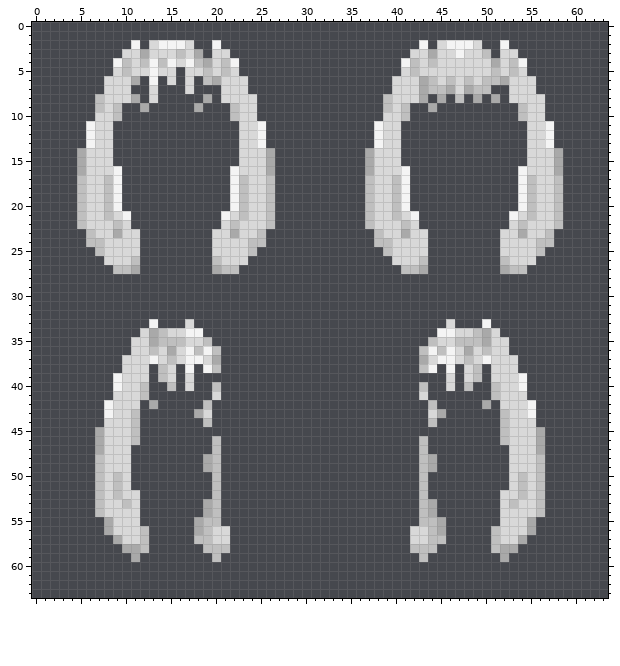
Pixel-art sprite -- Resources/Textures/_Goobstation/Mobs/Customization/human_hair.rsi/longtwintails.png. Above is the file before it was changed.
The file is 64x64 pixels. Colours within 5 levels of each other are drawn and written as one.
After the commit:
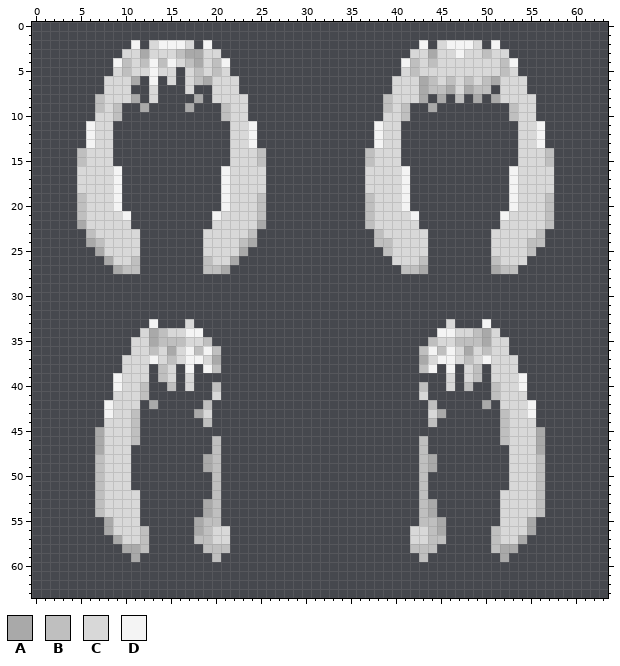
Palette (. is transparent): A #a9a9a9  B #bfbfbf  C #d8d8d8  D #f4f4f4
Changes in this commit:
@@ x 0..63 @@
  1 ................................................................
- 2 ...........D.CDDDC..D......................D.CDDDC..D...........
- 3 ..........CCACCCBCA.CC....................CCACCDCCB.CC..........
- 4 .........DBCBDBDCDBACBD..................DBCBCCCCCCACBD.........
- 5 .........CBCCDCC.CCBCBC..................CBCCCCCCCCBCBC.........
- 6 ........CCCA.D.C.C.BACCC................CCCABCBCBCBBACCC........
- 7 ........CCC..C...C...CCC................CCCABBACABB..CCC........
- 8 .......BCCCA.C.....A.CCCC..............BCCCA.A.B.A.A.CCCC.......
- 9 .......BCB..A.....A...BCC..............BCB..A.........BCC.......
-10 .......CCB............BCC..............CCB............BCC.......
-11 ......DCC..............CCD............DCC..............CCD......
-12 ......DCC..............CCD............DCC..............CCD......
-13 ......DCC..............CCD............DCC..............CCD......
-14 .....ACCC..............CCCA..........ACCC..............CCCA.....
-15 .....ACCC..............CCCA..........ACCC..............CCCA.....
-16 .....ACCCD............DCCCA..........ACCCD............DCCCA.....
-17 .....BCCBD............DBCCB..........BCCBD............DBCCB.....
-18 .....BCCBD............DBCCB..........BCCBD............DBCCB.....
-19 .....BCCBD............DBCCB..........BCCBD............DBCCB.....
-20 .....BCCBD............DBCCB..........BCCBD............DBCCB.....
-21 .....BCCBCD..........DCBCCB..........BCCBCD..........DCBCCB.....
-22 .....BCCCBC..........CBCCCB..........BCCCBC..........CBCCCB.....
-23 ......BCCACC........CCACCB............BCCACC........CCACCB......
-24 ......BBCCCC........CCCCBB............BBCCCC........CCCCBB......
-25 .......BCCCC........CCCCB..............BCCCC........CCCCB.......
-26 ........CCCB........BCCC................CCCB........BCCC........
-27 .........BBA........ABB..................BBA........ABB.........
+ 2 ...........D.CDDDC.D.......................D.CDDDC.D............
+ 3 ..........CCACCCBAACC.....................CCACCDCCBCC...........
+ 4 .........DBCBDBDCBACBD...................DBCBCCCCCCCBD..........
+ 5 .........CBCCDCC.CBCBC...................CBCCCCCCCCCBC..........
+ 6 ........CCCA.D.C.CBACCC.................CCCABCBCBCBACCC.........
+ 7 ........CCC..C...C..CCC.................CCCABBACABB.CCC.........
+ 8 .......BCCCA.C....A.CCCC...............BCCCA.A.B.A.ACCCC........
+ 9 .......BCB..A....A...BCC...............BCB..A........BCC........
+10 .......CCB...........BCC...............CCB...........BCC........
+11 ......DCC.............CCD.............DCC.............CCD.......
+12 ......DCC.............CCD.............DCC.............CCD.......
+13 ......DCC.............CCD.............DCC.............CCD.......
+14 .....BCCC.............CCCB...........BCCC.............CCCB......
+15 .....BCCC.............CCCB...........BCCC.............CCCB......
+16 .....CCCCD...........DCCCC...........CCCCD...........DCCCC......
+17 .....CCCCD...........DCCCC...........CCCCD...........DCCCC......
+18 .....CCCCD...........DCCCC...........CCCCD...........DCCCC......
+19 .....BCCCD...........DCCCB...........BCCCD...........DCCCB......
+20 .....BCCCD...........DCCCB...........BCCCD...........DCCCB......
+21 .....BCCCCD.........DCCCCB...........BCCCCD.........DCCCCB......
+22 .....ACCCCC.........CCCCCA...........BCCCCC.........CCCCCB......
+23 ......BCCCCC.......CCCCCB.............BCCCCC.......CCCCCB.......
+24 ......ABCCCC.......CCCCBA.............BBCCCC.......CCCCBB.......
+25 .......ACCCC.......CCCCA...............BCCCC.......CCCCB........
+26 ........ACCB.......BCCA.................CCCB.......BCCC.........
+27 .........ABB.......BBA...................BBA.......ABB..........
 28 ................................................................
@@ x 0..63 @@
 49 .......BCCC........AB......................BA........CCCB.......
-50 .......BCBC.........B......................B.........CBCB.......
-51 .......BCBC.........B......................B.........CBCB.......
-52 .......BCBCC........B......................B........CCBCB.......
-53 .......BCCBC.......AB......................BA.......CBCCB.......
+50 .......BCCC.........B......................B.........CCCB.......
+51 .......BCCC.........B......................B.........CCCB.......
+52 .......BCCCC........B......................B........CCCCB.......
+53 .......BCCCC.......AB......................BA.......CCCCB.......
 54 .......BCCCC.......AB......................BA.......CCCCB.......
Where, in picture pixels (left, top, right, bottom), the same in both pictures:
changed: (185, 40, 275, 274)
changed: (491, 40, 563, 274)
changed: (77, 148, 140, 274)
changed: (365, 148, 410, 238)
changed: (113, 472, 131, 508)
changed: (509, 472, 527, 508)
